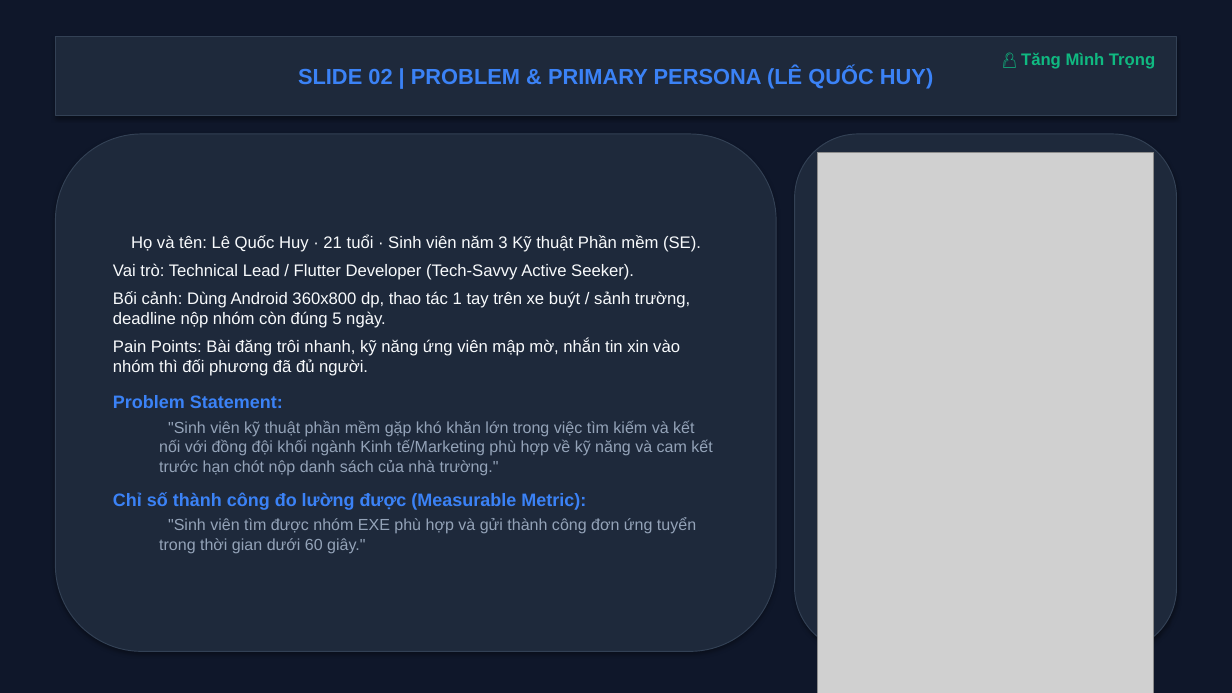
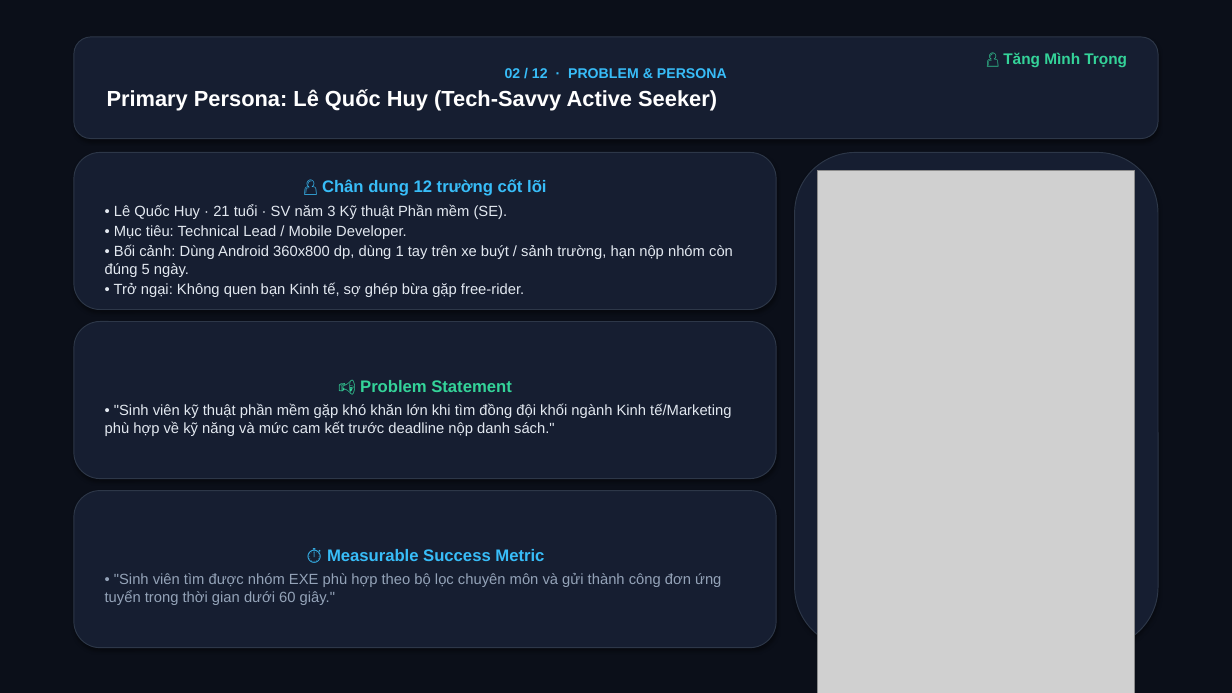
Before and after one commit to LuTu-2004/prm323-lab2-group4, a slide deck: slide 2 of docs/PRM323_Lab2_Nhom4_Slides.pptx. Drawn at 1232x693 pixels with LibreOffice and Linux fonts; fonts in the diff are those of the drawing; grey boxes stand for pictures. Boxes give left, top, right and bottom in pixels: in the first picture for what was removed or moved away, otherwise in the second. Text is boxed around its words. In the diff, an @@ line names an element or a change of style, - is before the commit and + after.

Commit message:
refactor(docs): redesign slides with clean 3-card layout, balanced spacing, and high contrast visual hierarchy

```diff
--- a/docs/PRM323_Lab2_Nhom4_Slides.pptx
+++ b/docs/PRM323_Lab2_Nhom4_Slides.pptx
@@ rectangle at [0, 0, 1232, 693]: fill #0F172A to #0B0F19; outline #0F172A 0.75 pt to none @@
@@ rounded rectangle "02 / 12 · PROBLEM ...": place and size @@
-rounded rectangle "02 / 12 · PROBLEM ..." at [55, 37, 1177, 116]
+rounded rectangle "02 / 12 · PROBLEM ..." at [74, 37, 1158, 139]
@@ rounded rectangle "02 / 12 · PROBLEM ..." at [74, 37, 1158, 139]: rectangle to rounded rectangle; fill #1E293B to #161E31; outline #334155 0.75 pt to #2D3748 0.75 pt @@
@@ text "👤 Tăng Mình Trọng": place and size @@
-text "👤 Tăng Mình Trọng" at [1021, 53, 1155, 69]
+text "👤 Tăng Mình Trọng" at [1003, 52, 1127, 67]
@@ text "👤 Tăng Mình Trọng" at [1003, 52, 1127, 67]: size 13 to 12 pt, text colour #10B981 to #34D399 @@
@@ text in rounded rectangle at [107, 68, 727, 110]: text changed; text colour #3B82F6 to #FFFFFF @@
-SLIDE 02 | PROBLEM & PRIMARY PERSONA (LÊ QUỐC HUY)
+02 / 12 · PROBLEM & PERSONA
+Primary Persona: Lê Quốc Huy (Tech-Savvy Active Seeker)
@@ rounded rectangle "👤 Chân dung 12 trường ...": place and size @@
-rounded rectangle "👤 Chân dung 12 trường ..." at [55, 134, 776, 652]
+rounded rectangle "👤 Chân dung 12 trường ..." at [74, 152, 776, 310]
@@ rounded rectangle "👤 Chân dung 12 trường ..." at [74, 152, 776, 310]: fill #1E293B to #161E31; outline #334155 0.75 pt to #2D3748 0.75 pt @@
@@ text in rounded rectangle at [105, 179, 733, 297]: text changed; size 13 to 11.5 pt; text colour #F8FAFC to #E2E8F0 @@
-Họ và tên: Lê Quốc Huy · 21 tuổi · Sinh viên năm 3 Kỹ thuật Phần mềm (SE).
-Vai trò: Technical Lead / Flutter Developer (Tech-Savvy Active Seeker).
-Bối cảnh: Dùng Android 360x800 dp, thao tác 1 tay trên xe buýt / sảnh trường, deadline nộp nhóm còn đúng 5 ngày.
-Pain Points: Bài đăng trôi nhanh, kỹ năng ứng viên mập mờ, nhắn tin xin vào nhóm thì đối phương đã đủ người.
-Problem Statement:
-  "Sinh viên kỹ thuật phần mềm gặp khó khăn lớn trong việc tìm kiếm và kết nối với đồng đội khối ngành Kinh tế/Marketing phù hợp về kỹ năng và cam kết trước hạn chót nộp danh sách của nhà trường."
-Chỉ số thành công đo lường được (Measurable Metric):
-  "Sinh viên tìm được nhóm EXE phù hợp và gửi thành công đơn ứng tuyển trong thời gian dưới 60 giây."
+👤 Chân dung 12 trường cốt lõi
+• Lê Quốc Huy · 21 tuổi · SV năm 3 Kỹ thuật Phần mềm (SE).
+• Mục tiêu: Technical Lead / Mobile Developer.
+• Bối cảnh: Dùng Android 360x800 dp, dùng 1 tay trên xe buýt / sảnh trường, hạn nộp nhóm còn đúng 5 ngày.
+• Trở ngại: Không quen bạn Kinh tế, sợ ghép bừa gặp free-rider.
@@ rounded rectangle at [795, 152, 1158, 648]: fill #1E293B to #161E31; outline #334155 0.75 pt to #2D3748 0.75 pt @@
@@ rounded rectangle: place and size @@
-rounded rectangle at [795, 134, 1177, 652]
+rounded rectangle at [795, 152, 1158, 648]
@@ picture: place and size @@
-picture at [818, 152, 1153, 693]
+picture at [818, 171, 1135, 693]
@@ rounded rectangle added at [74, 322, 776, 479], fill #161E31, outline #2D3748 0.75 pt, 11.5 pt, text #E2E8F0 @@
+📢 Problem Statement
+• "Sinh viên kỹ thuật phần mềm gặp khó khăn lớn khi tìm đồng đội khối ngành Kinh tế/Marketing phù hợp về kỹ năng và mức cam kết trước deadline nộp danh sách."
@@ rounded rectangle added at [74, 491, 776, 648], fill #161E31, outline #2D3748 0.75 pt, 11.5 pt, text #94A3B8 @@
+⏱️ Measurable Success Metric
+• "Sinh viên tìm được nhóm EXE phù hợp theo bộ lọc chuyên môn và gửi thành công đơn ứng tuyển trong thời gian dưới 60 giây."
```
Also in this commit, not shown: 11 other slides changed, 1 other file.
